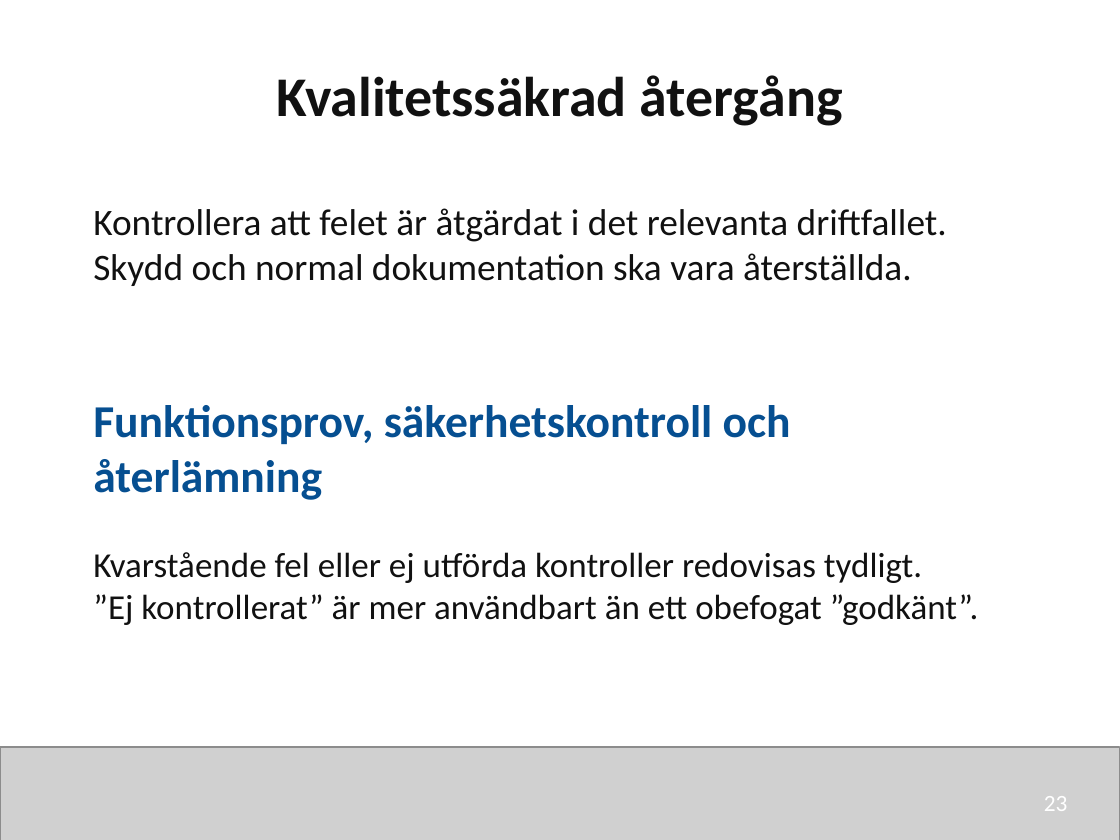
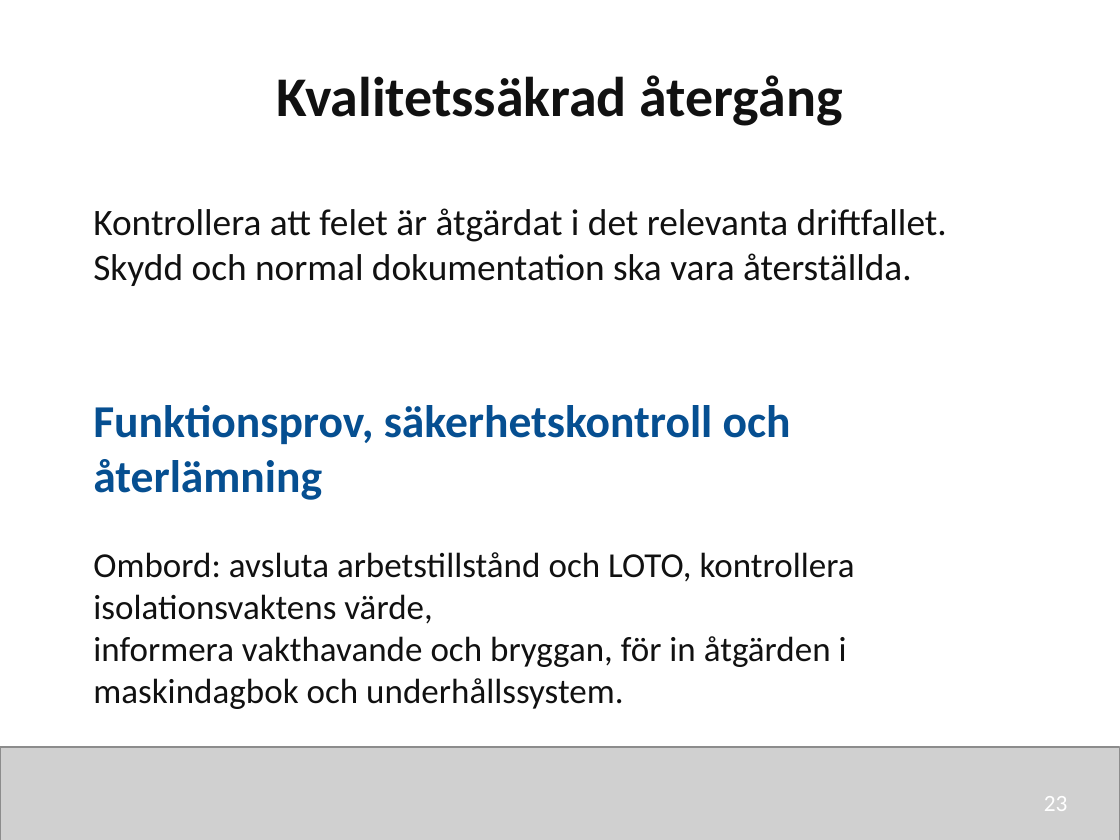
Before and after one commit to nj22az/nj22az.github.io, a slide deck: slide 23 of sjoskolan/vecka-45/aktuell/v45_02_Analys_av_matresultat_elev.pptx. Drawn at 1120x840 pixels with LibreOffice and Linux fonts; fonts in the diff are those of the drawing; grey boxes stand for pictures. Boxes give left, top, right and bottom in pixels: in the first picture for what was removed or moved away, otherwise in the second. Text is boxed around its words. In the diff, an @@ line names an element or a change of style, - is before the commit and + after.

```diff
--- a/sjoskolan/vecka-45/aktuell/v45_02_Analys_av_matresultat_elev.pptx
+++ b/sjoskolan/vecka-45/aktuell/v45_02_Analys_av_matresultat_elev.pptx
@@ text at bbox=[93, 552, 855, 709]: text changed @@
-Kvarstående fel eller ej utförda kontroller redovisas tydligt.
-”Ej kontrollerat” är mer användbart än ett obefogat ”godkänt”.
+Ombord: avsluta arbetstillstånd och LOTO, kontrollera isolationsvaktens värde,
+informera vakthavande och bryggan, för in åtgärden i maskindagbok och underhållssystem.
```
Also in this commit, not shown: 3 other slides changed, 12 other files.
